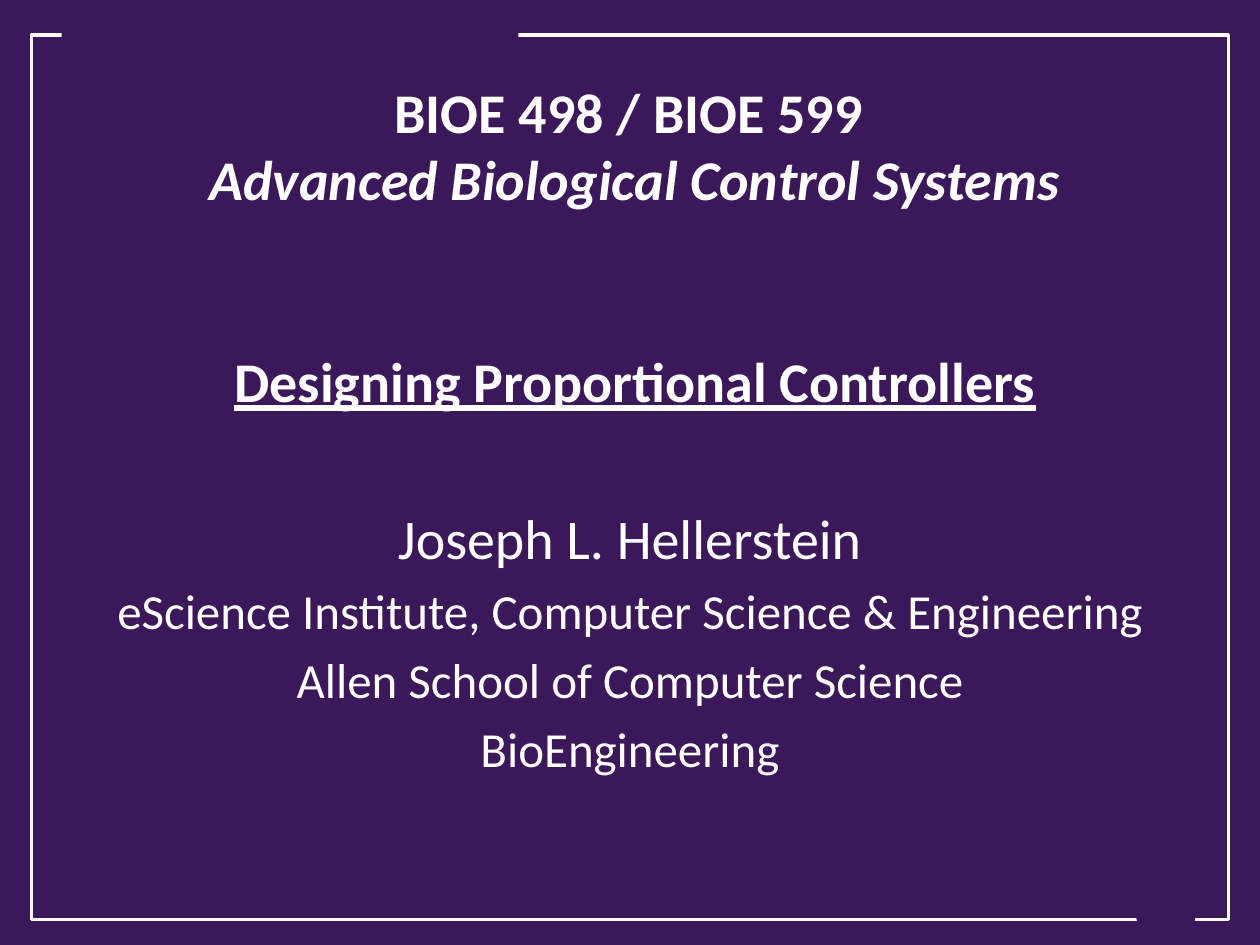
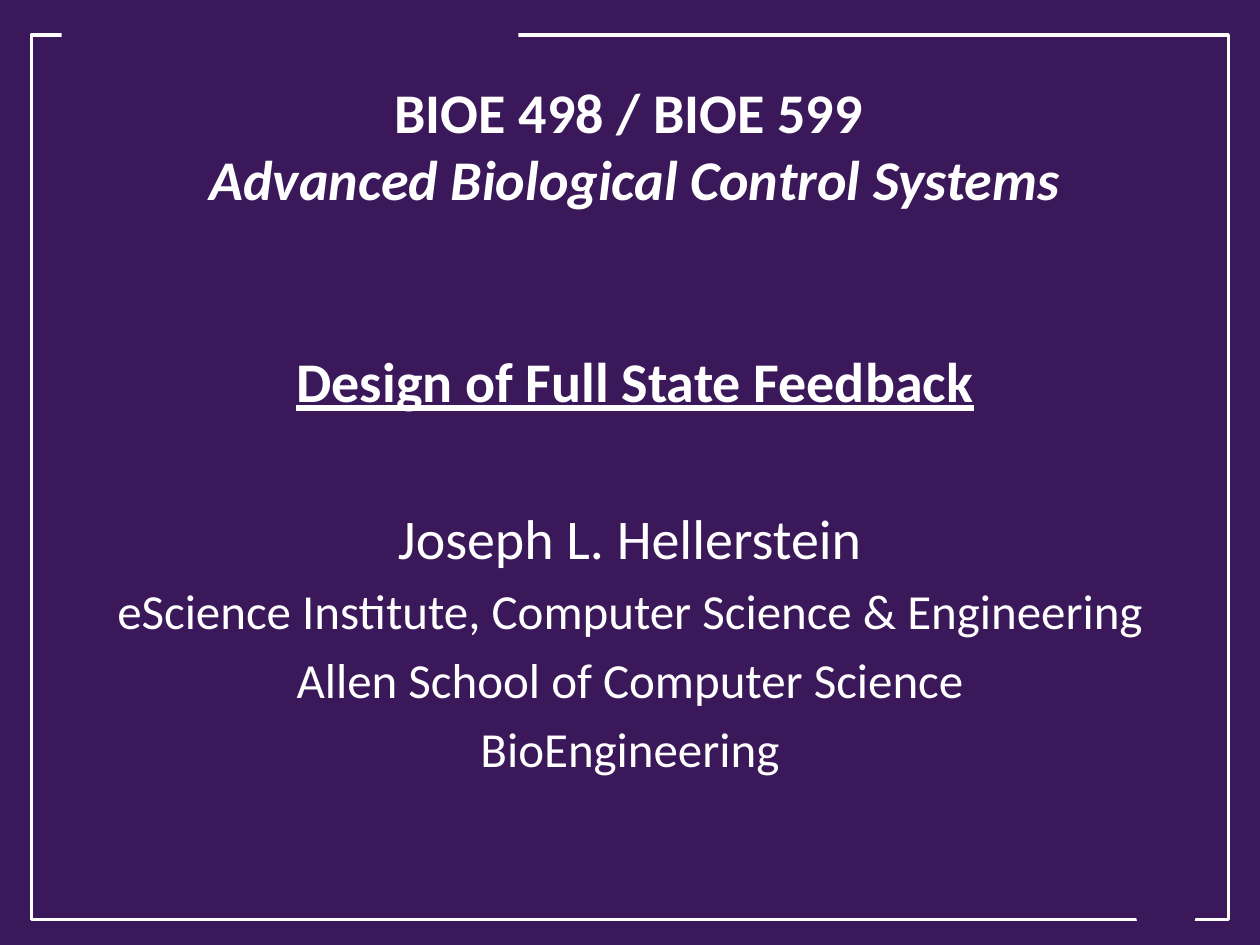
Before and after one commit to joseph-hellerstein/advanced-controls-lectures, a slide deck: slide 1 of Lecture_22-Designing-Closed-Loop-Systems/Designing-Proportional-Controllers.pptx. Drawn at 1260x945 pixels with LibreOffice and Linux fonts; fonts in the diff are those of the drawing; background and template pictures are left out. Boxes give left, top, right and bottom in pixels: in the first picture for what was removed or moved away, otherwise in the second. Text is boxed around its words. In the diff, an @@ line names an element or a change of style, - is before the commit and + after.

Commit message:
updates

```diff
--- a/Lecture_22-Designing-Closed-Loop-Systems/Designing-Proportional-Controllers.pptx
+++ b/Lecture_22-Designing-Closed-Loop-Systems/Designing-Proportional-Controllers.pptx
@@ title at (x1=210, y1=94, x2=1059, y2=412): text changed @@
-BIOE 498 / BIOE 599
-Advanced Biological Control Systems
-Designing Proportional Controllers
+BIOE 498 / BIOE 599
+Advanced Biological Control Systems
+Design of Full State Feedback
```
Also in this commit, not shown: 3 other slides changed, 6 slides added, 2 slides removed.
